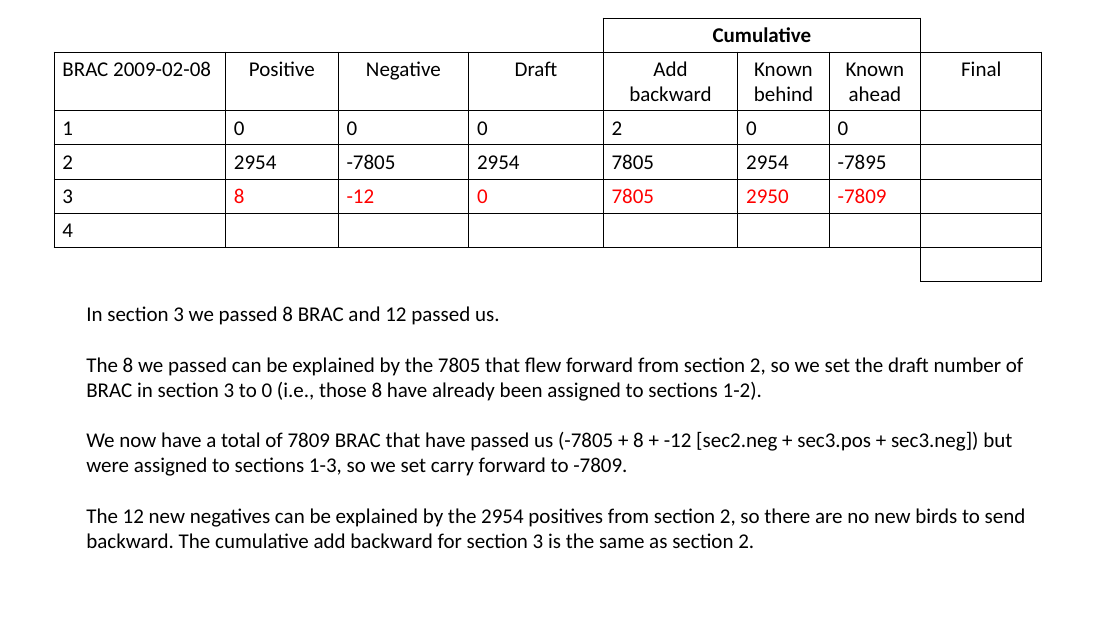
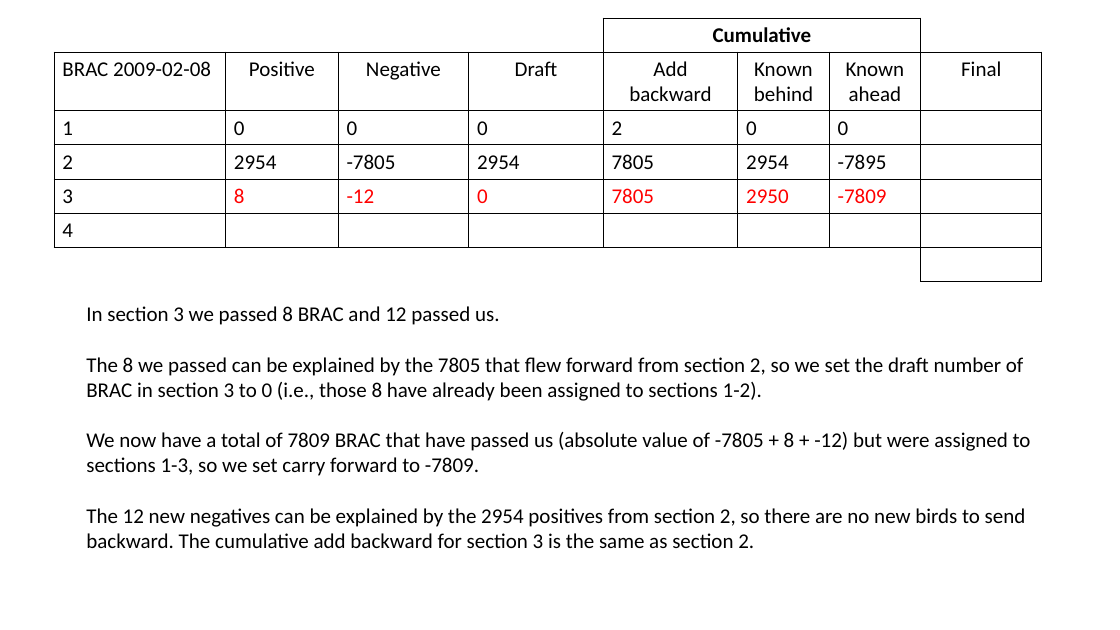
Before and after one commit to scottfjennings/ACR_waterbird_data_management, a slide deck: slide 10 of new_negative_logic_examples.pptx. Drawn at 1120x630 pixels with LibreOffice and Linux fonts; fonts in the diff are those of the drawing. Boxes give left, top, right and bottom in pixels: in the first picture for what was removed or moved away, otherwise in the second. Text is boxed around its words. In the diff, an @@ line names an element or a change of style, - is before the commit and + after.

```diff
--- a/new_negative_logic_examples.pptx
+++ b/new_negative_logic_examples.pptx
@@ text at [86, 432, 1031, 476]: text changed @@
-We now have a total of 7809 BRAC that have passed us (-7805 + 8 + -12 [sec2.neg + sec3.pos + sec3.neg]) but were assigned to sections 1-3, so we set carry forward to -7809.
+We now have a total of 7809 BRAC that have passed us (absolute value of -7805 + 8 + -12) but were assigned to sections 1-3, so we set carry forward to -7809.
```
Also in this commit, not shown: 19 other slides changed, 1 other file.
